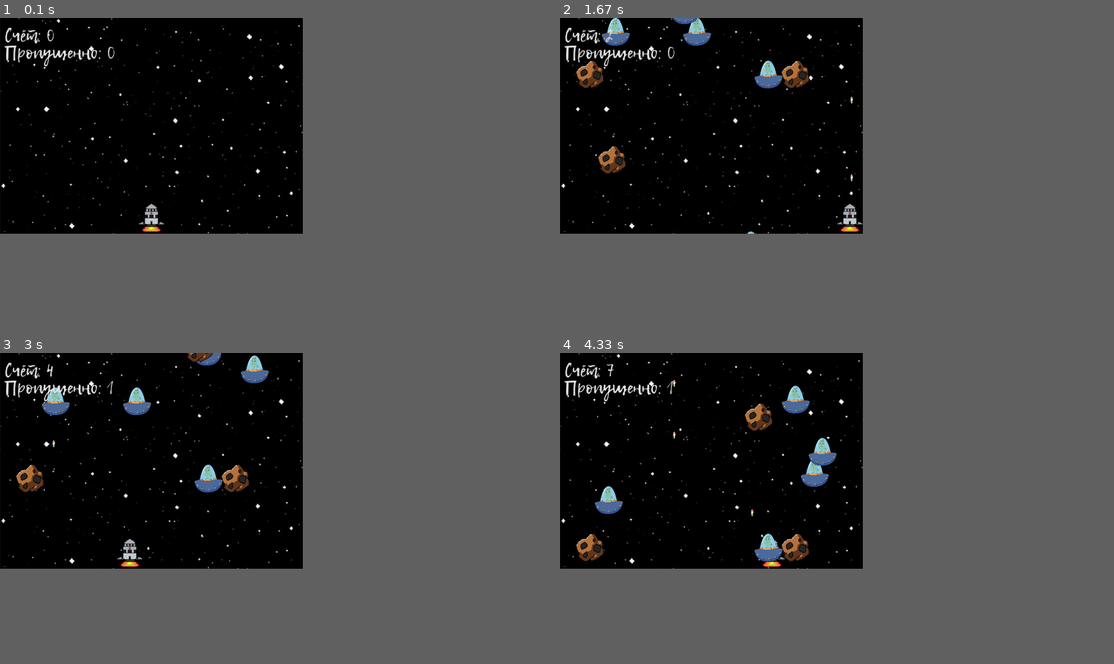
Above: before the commit, frames 1-4 (two rows, left to right).
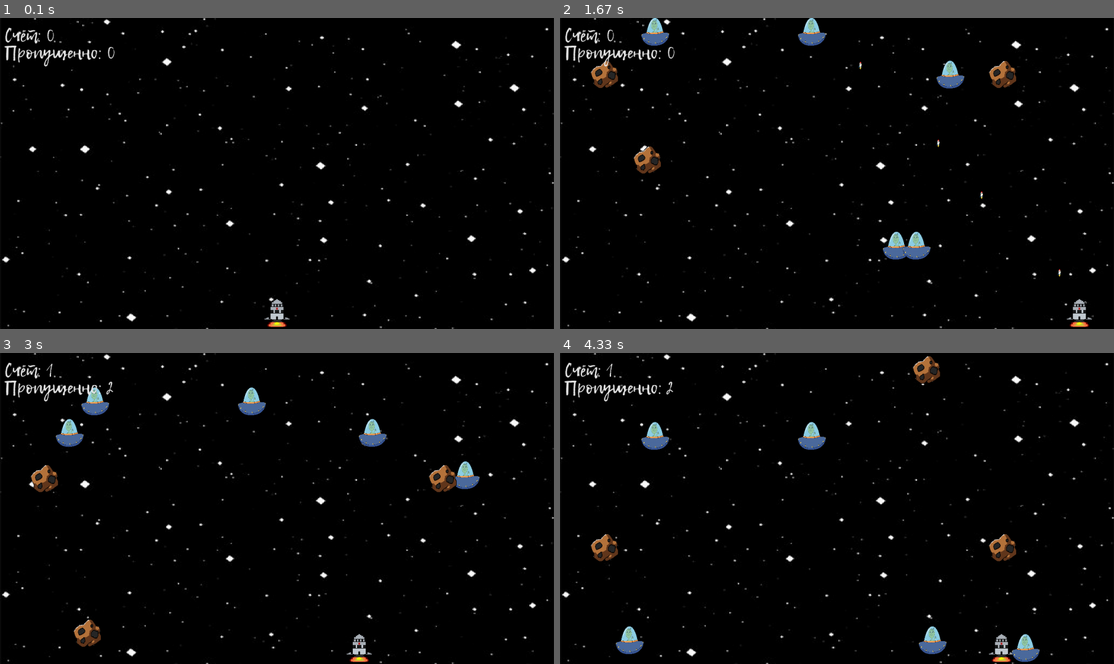
Above: after the commit, the same moments.

Repository: beverly-csu/PythonStart2
Game: pygame game, started from PyGame/Shooter/game.py
Two runs of this game, one before a commit and one after it. Both use one fixed random seed, a clock stepped at 60 frames per second and the inputs below.
Inputs:
- Up to frame 1 (0.1 s): no input
- Up to frame 2 (1.67 s): tap Space at 0.33, 0.73, 1.03, 1.23, 1.53 s; hold D 0.67-1.13 s; hold D 1.17-1.63 s
- Up to frame 3 (3 s): hold A 1.67-2.2 s; tap Space at 1.73, 2.03, 2.3, 2.6, 2.73 s; hold A 2.23-2.63 s; hold D from 2.67 s (still down)
- Up to frame 4 (4.33 s): tap Space at 3.03, 3.4, 3.7, 3.9, 4.2 s; release D at 3.3 s; hold A 3.33-3.8 s; hold D 3.83-4.3 s
In our replay, the window is 492x351 before the commit and 900x506 after it. These sizes can differ from the game's own. Grey fills any space a smaller window leaves; there, only what the larger window draws over its background counts as a difference.

The runs differ from the first frame. In frame 1, 2.1% of the frame differs, in the area x 0-100%, y 0-100%; in frame 2, 6.0%; in frame 3, 6.1%; in frame 4, 6.4%.

Commit message:
Update game.py

Diff:
--- a/PyGame/Shooter/game.py
+++ b/PyGame/Shooter/game.py
@@ -17,6 +17,8 @@
 
 class Player(GameSprite):
     prev_shot = millis()
+    rel_flag = False
+    num_fire = 0
     def update(self):
         keys = key.get_pressed()
         if keys[K_a] and self.rect.x > 5:
@@ -26,6 +28,11 @@
         if keys[K_SPACE]:
             self.fire()
     def fire(self):
+        if self.rel_flag and millis() - self.prev_shot < 3:
+            return
+        if self.rel_flag and millis() - self.prev_shot > 3:
+            self.rel_flag = False
+            self.num_fire = 0
         if millis() - self.prev_shot > 0.2:
             fire_sound.play()
             x = self.rect.centerx
@@ -33,6 +40,10 @@
             bullet = Bullet('bullet.png', x, y, 10, 10, 20)
             bullets.add(bullet)
             self.prev_shot = millis()
+            self.num_fire += 1
+            if self.num_fire >= 5:
+                self.rel_flag = True
+
 
 class Enemy(GameSprite):
     def update(self):
@@ -59,7 +70,7 @@
 
 lost = 0
 score = 0
-width, height = 700, 500
+width, height = 1280, 720
 window = display.set_mode((width, height))
 display.set_caption('Shooter')
 
@@ -126,11 +137,13 @@
                 enemy = Enemy('enemy.png', x, -100, speed)
                 monsters.add(enemy)
 
+        if len(sprite.spritecollide(player, obstacles, True)):
+            x = random.randint(0, width - 80)
+            speed = random.randint(1, 5)
+            obstacle = Obstacle('asteroid.png', x, -100, speed)
+            obstacles.add(obstacle)
+
         if score >= 10:
-            ## 1 вариант
-            # win_text = my_font.render('Вы выиграли!', True, (230, 230, 230))
-            # window.blit(win_text, (270, 200))
-            ## 1 вариант
             ## 2 вариант
             result_text = my_font2.render('Вы выиграли!', True, (230, 230, 230))
             text_rect = result_text.get_rect()
@@ -140,10 +153,6 @@
             ## 2 вариант
             finish = True
         if lost >= 3:
-            ## 1 вариант
-            # win_text = my_font.render('Вы проиграли!', True, (230, 230, 230))
-            # window.blit(win_text, (270, 200))
-            ## 1 вариант
             ## 2 вариант
             result_text = my_font2.render('Вы проиграли!', True, (230, 230, 230))
             text_rect = result_text.get_rect()
